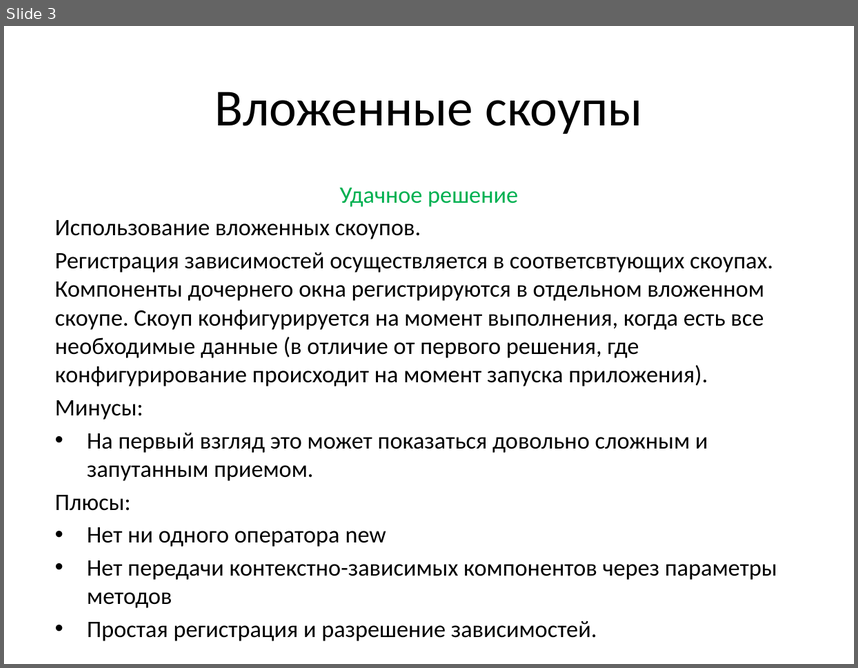
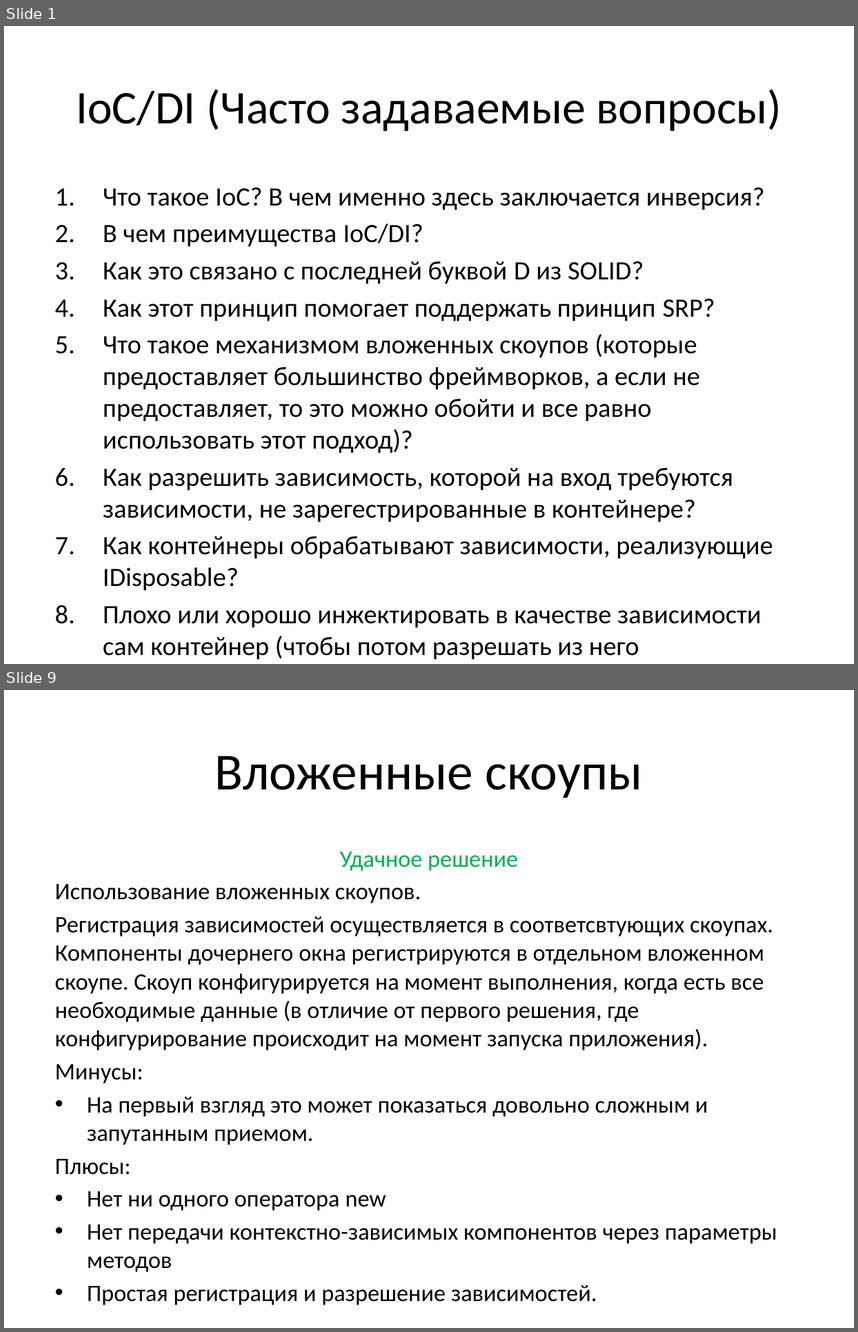
Before and after one commit to efimilya/AutofacPresentation, a slide deck: Slides.pptx. Shown one above the other, each under a label of ours: slide 3 before the commit, slides 1 and 9 after it; the slides between them are not shown. The pictures are 858x668 and 858x1332 pixels, drawn with LibreOffice and Linux fonts; fonts in the diff are those of the drawing. Boxes give left, top, right and bottom in pixels: in the first picture for what was removed or moved away, otherwise in the second. Text is boxed around its words. In the diff, an @@ line names an element or a change of style, - is before the commit and + after.

```diff
--- a/Slides.pptx
+++ b/Slides.pptx
@@ slide 1 added at <box>4,26,854,664</box>, background #FFFFFF @@
@@ title added at <box>76,89,782,131</box>, 39.6 pt, text #000000 @@
+IoC/DI (Часто задаваемые вопросы)
@@ text added at <box>103,187,773,659</box>, 22.4 pt, text #000000 @@
+1. Что такое IoC? В чем именно здесь заключается инверсия?
+2. В чем преимущества IoC/DI?
+3. Как это связано с последней буквой D из SOLID?
+4. Как этот принцип помогает поддержать принцип SRP?
+5. Что такое механизмом вложенных скоупов (которые предоставляет большинство фреймворков, а если не предоставляет, то это можно обойти и все равно использовать этот подход)?
+6. Как разрешить зависимость, которой на вход требуются зависимости, не зарегестрированные в контейнере?
+7. Как контейнеры обрабатывают зависимости, реализующие IDisposable?
+8. Плохо или хорошо инжектировать в качестве зависимости сам контейнер (чтобы потом разрешать из него зависимости)?
@@ what was slide 3 is now slide 9 @@
```
Also in this commit, not shown: 2 slides changed, 5 other slides added, 2 other files.
